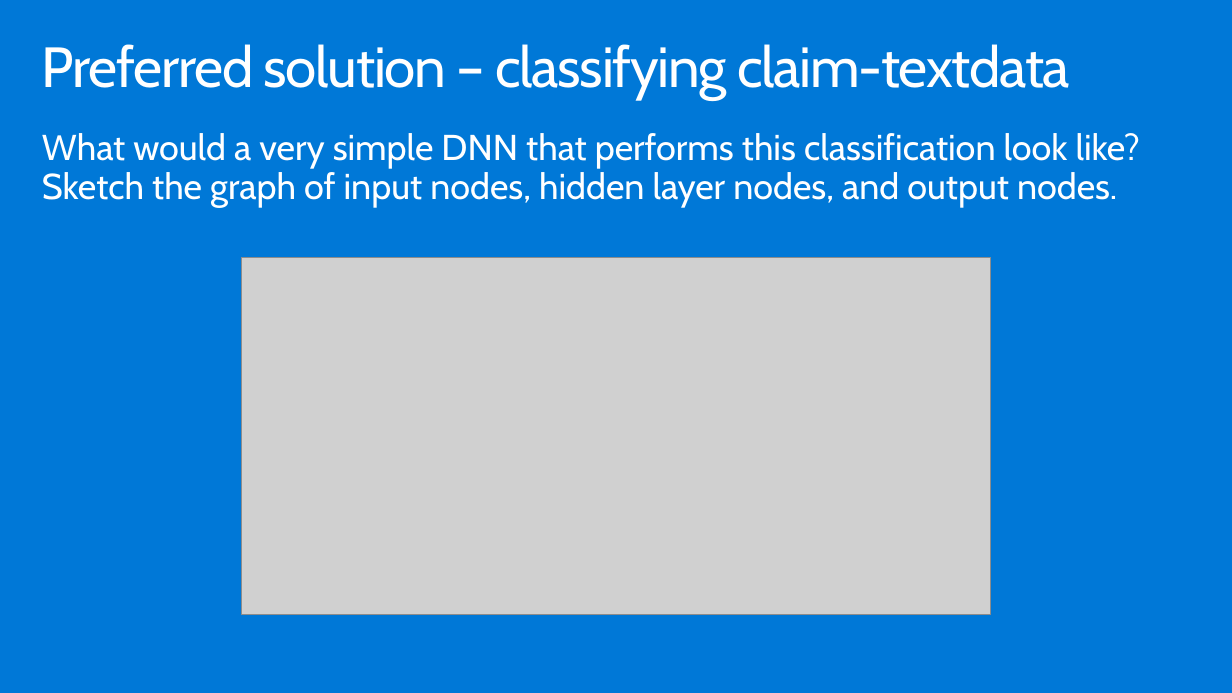
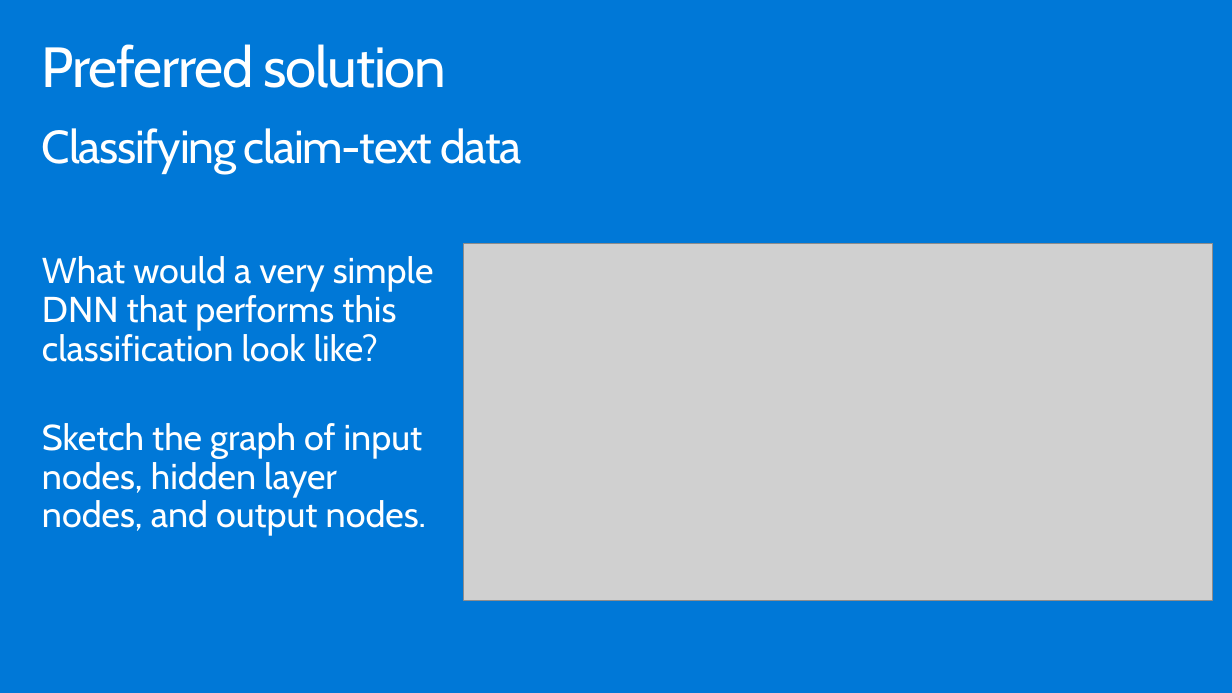
Before and after one commit to nenves/MCW-Cognitive-services-and-deep-learning, a slide deck: slide 18 of Whiteboard design session/WDS trainer presentation - Cognitive Services and deep learning.pptx. Drawn at 1232x693 pixels with LibreOffice and Linux fonts; fonts in the diff are those of the drawing; grey boxes stand for pictures. Boxes give left, top, right and bottom in pixels: in the first picture for what was removed or moved away, otherwise in the second. Text is boxed around its words. In the diff, an @@ line names an element or a change of style, - is before the commit and + after.

```diff
--- a/Whiteboard design session/WDS trainer presentation - Cognitive Services and deep learning.pptx
+++ b/Whiteboard design session/WDS trainer presentation - Cognitive Services and deep learning.pptx
@@ title at (x1=42, y1=44, x2=447, y2=88): text changed @@
-Preferred solution – classifying claim-textdata
+Preferred solution
@@ text added at (x1=42, y1=128, x2=521, y2=174), 36 pt, text #FFFFFF @@
+Classifying claim-text data
@@ text at (x1=42, y1=256, x2=434, y2=536): text changed @@
-What would a very simple DNN that performs this classification look like? Sketch the graph of input nodes, hidden layer nodes, and output nodes.
+What would a very simple DNN that performs this classification look like?
+Sketch the graph of input nodes, hidden layer nodes, and output nodes.
@@ picture moved from (x1=241, y1=258, x2=990, y2=615) to (x1=464, y1=243, x2=1213, y2=600) @@
```
Also in this commit, not shown: 22 other slides changed.
